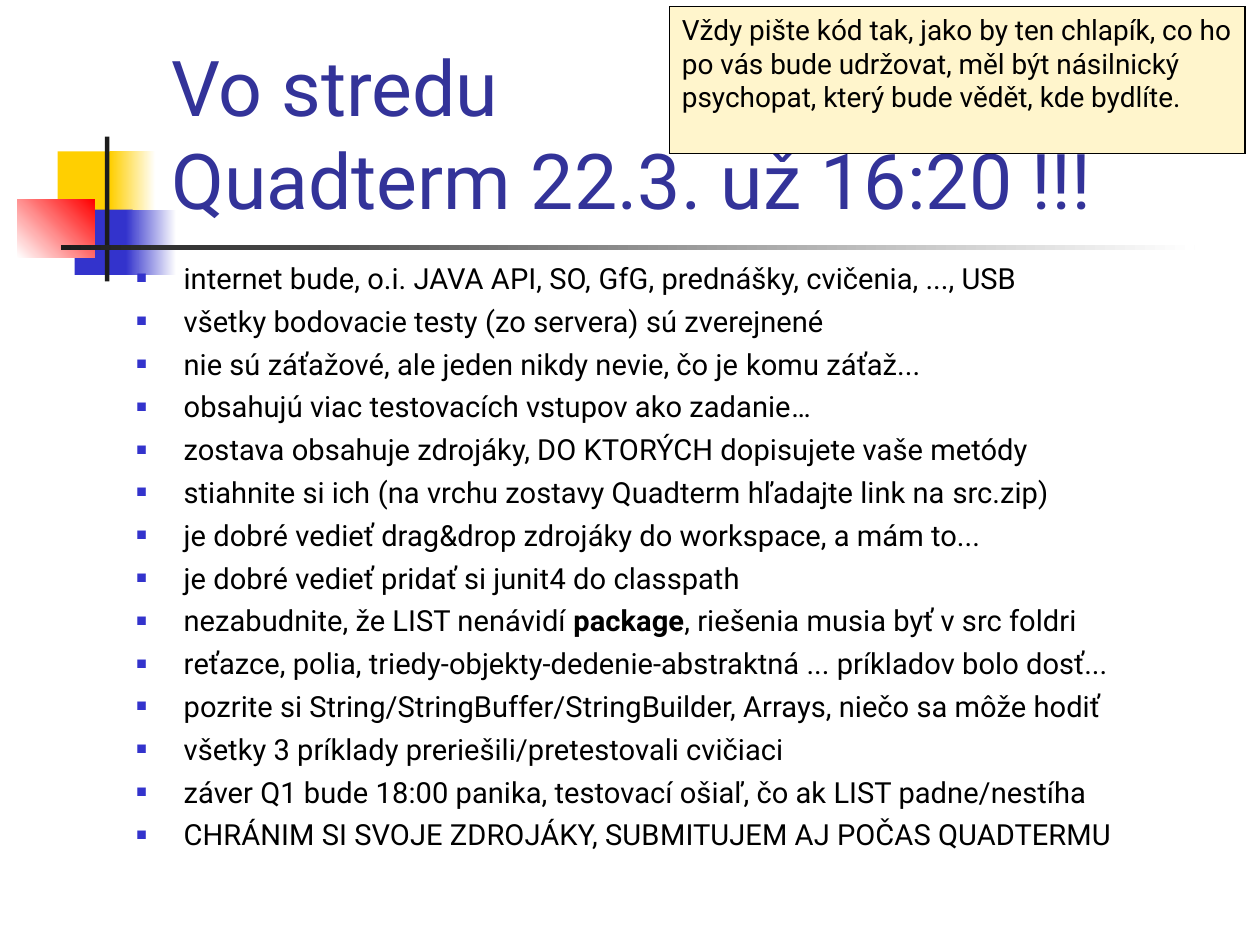
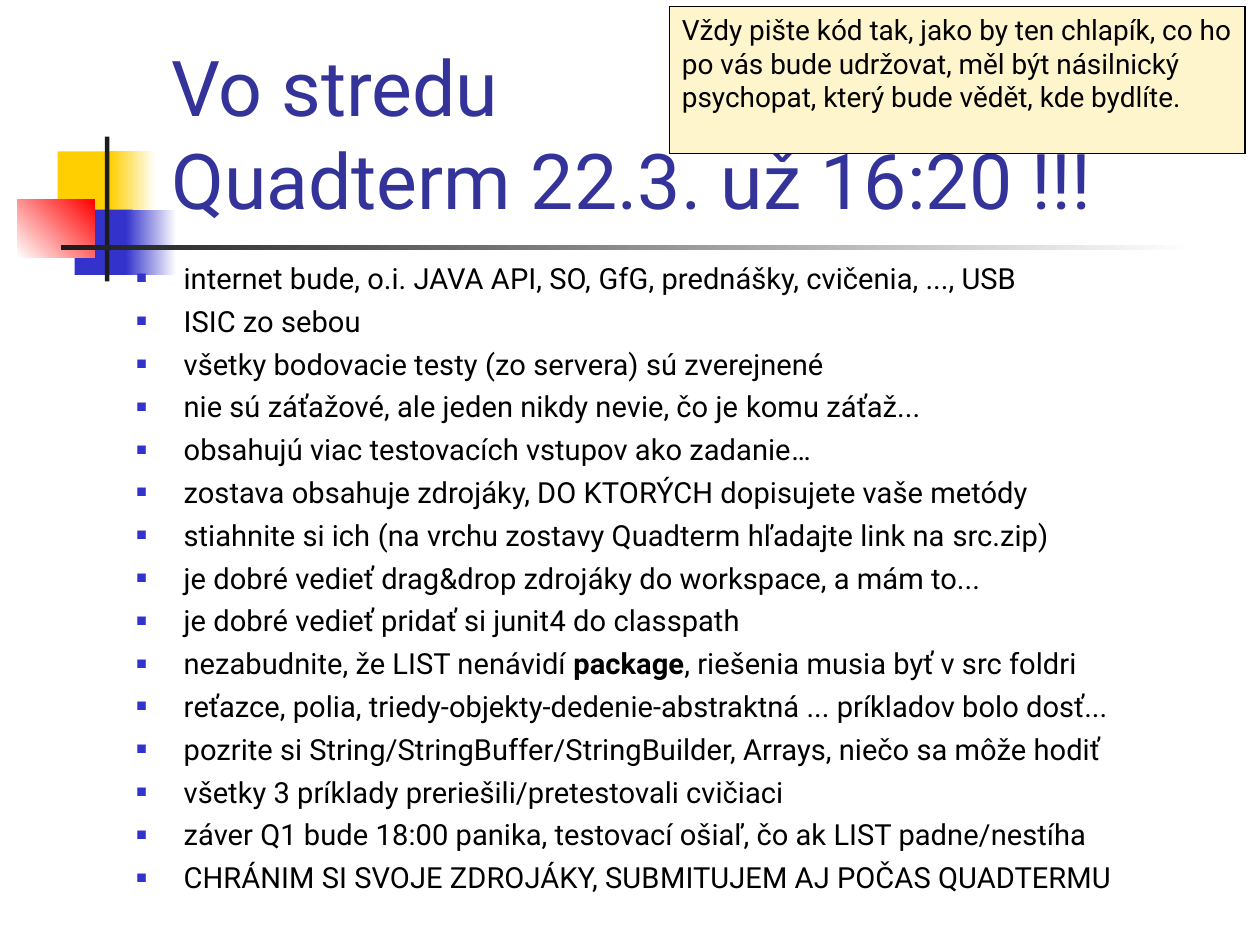
Before and after one commit to Programovanie4/Prednasky, a slide deck: slide 2 of 06/06_java.ppt. Drawn at 1260x945 pixels with LibreOffice and Linux fonts; fonts in the diff are those of the drawing. Boxes give left, top, right and bottom in pixels: in the first picture for what was removed or moved away, otherwise in the second. Text is boxed around its words. In the diff, an @@ line names an element or a change of style, - is before the commit and + after.

```diff
--- a/06/06_java.ppt
+++ b/06/06_java.ppt
@@ text at [184,310,361,333]: paragraph added @@
+■ ISIC zo sebou
```
Also in this commit, not shown: 2 other slides changed, 2 other files.
